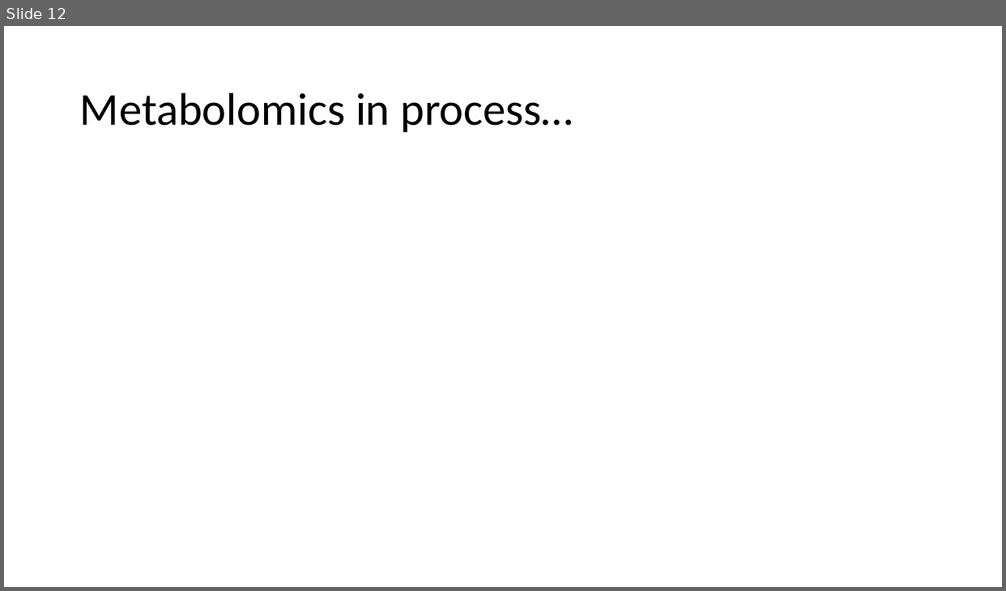
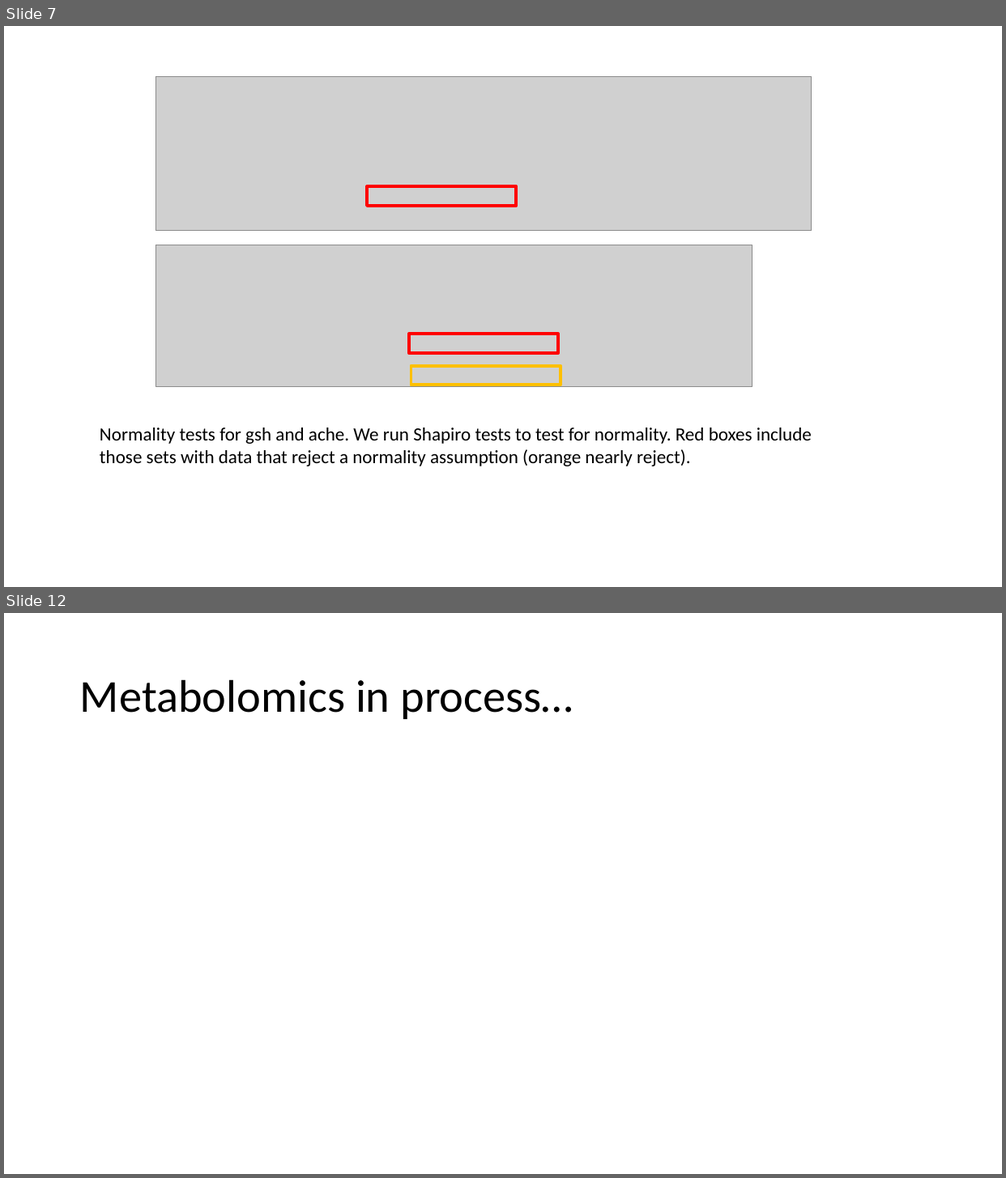
Before and after one commit to amphibian-exeff/vanmeter_salamander_exposures, a slide deck: pptx/rvm_salamander_gsh_analyses.pptx. Shown one above the other, each under a label of ours: slide 12 before the commit, slides 7 and 12 after it; the slides between them are not shown. The pictures are 1006x591 and 1006x1178 pixels, drawn with LibreOffice and Linux fonts; fonts in the diff are those of the drawing; grey boxes stand for pictures. Boxes give left, top, right and bottom in pixels: in the first picture for what was removed or moved away, otherwise in the second. Text is boxed around its words. In the diff, an @@ line names an element or a change of style, - is before the commit and + after.

```diff
--- a/pptx/rvm_salamander_gsh_analyses.pptx
+++ b/pptx/rvm_salamander_gsh_analyses.pptx
@@ slide 7 added at [4,26,1002,587], background #FFFFFF @@
@@ picture added at [156,77,812,231] @@
@@ rectangle added at [367,187,516,207], outline #FF0000 3 pt @@
@@ picture added at [156,246,752,386] @@
@@ rectangle added at [409,335,558,354], outline #FF0000 3 pt @@
@@ rectangle added at [411,366,560,386], outline #FFC000 3 pt @@
@@ text added at [100,428,812,467], 18 pt, text #000000 @@
+Normality tests for gsh and ache. We run Shapiro tests to test for normality. Red boxes include those sets with data that reject a normality assumption (orange nearly reject).
```
Also in this commit, not shown: 5 slides changed, 4 other slides added, 5 slides removed, 6 other files.
